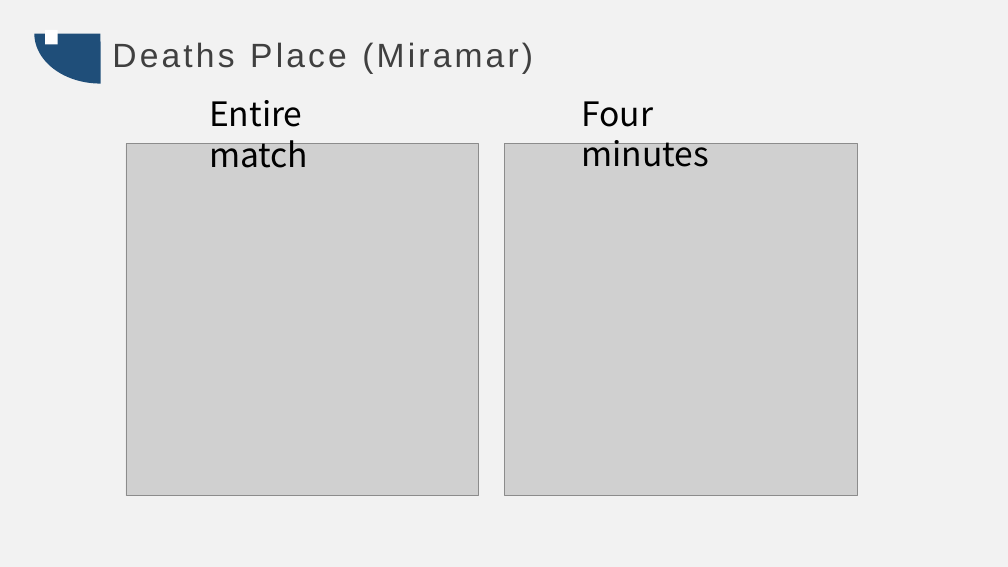
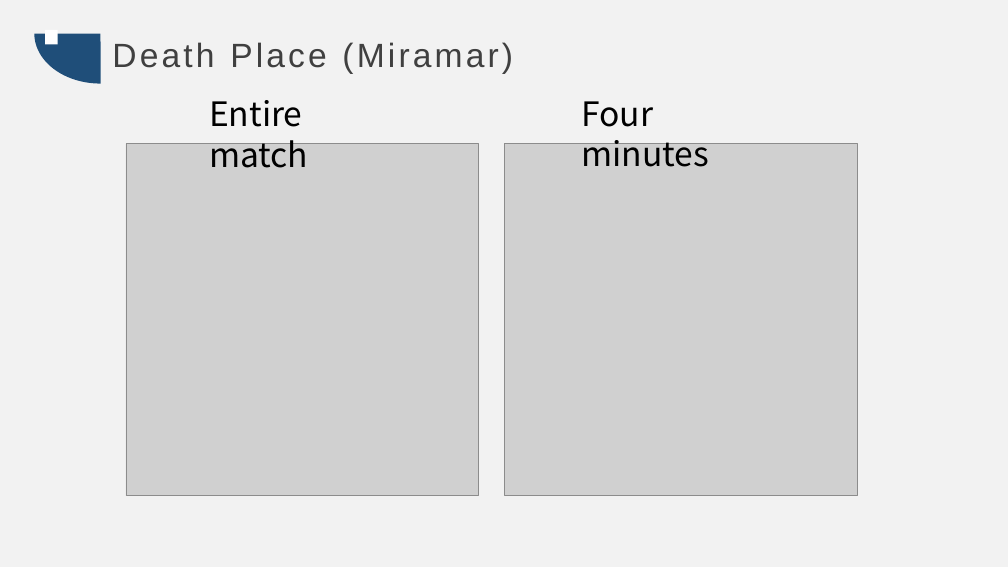
Before and after one commit to reaperConan/PUBG-data-analysis, a slide deck: slide 6 of slide.pptx. Drawn at 1008x567 pixels with LibreOffice and Linux fonts; fonts in the diff are those of the drawing; grey boxes stand for pictures. Boxes give left, top, right and bottom in pixels: in the first picture for what was removed or moved away, otherwise in the second. Text is boxed around its words. In the diff, an @@ line names an element or a change of style, - is before the commit and + after.

```diff
--- a/slide.pptx
+++ b/slide.pptx
@@ text at [112,42,513,74]: text changed @@
-Deaths Place (Miramar)
+Death Place (Miramar)
```
Also in this commit, not shown: 1 other slide changed, 1 other file.
